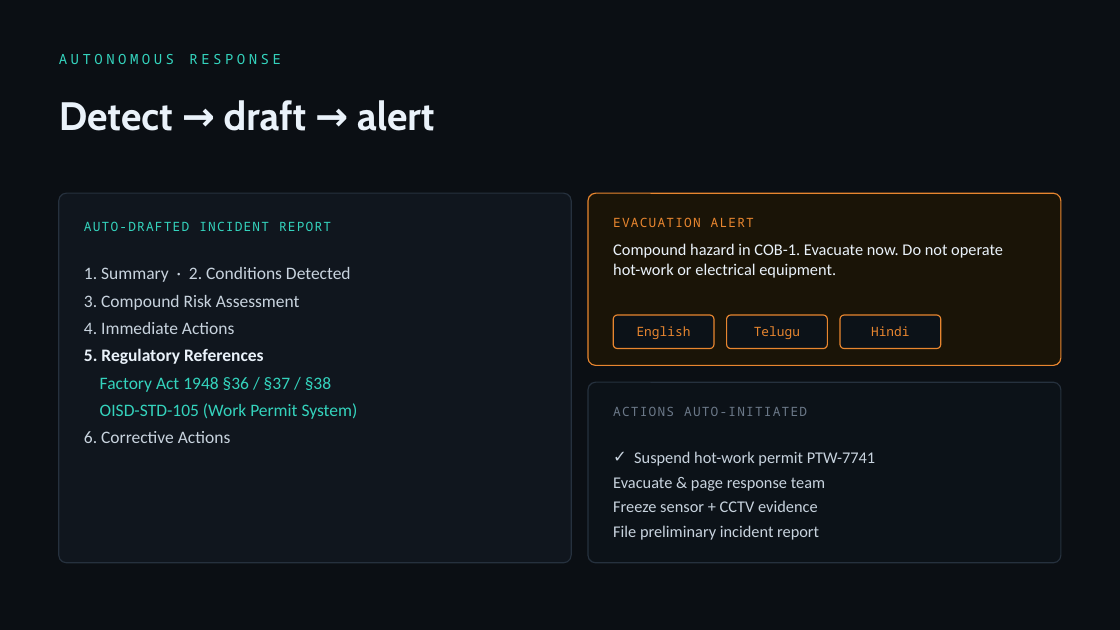
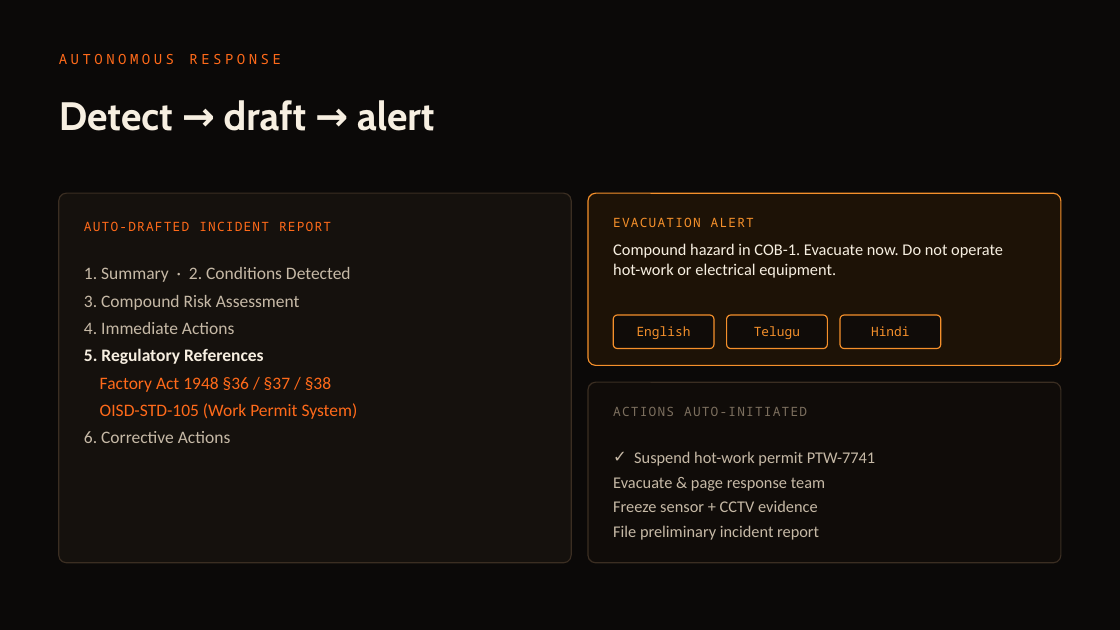
Before and after one commit to SaudSatopay/trinetra, a slide deck: slide 9 of docs/Trinetra_Deck.pptx (slide 8 before the commit). Drawn at 1120x630 pixels with LibreOffice and Linux fonts; fonts in the diff are those of the drawing. Boxes give left, top, right and bottom in pixels: in the first picture for what was removed or moved away, otherwise in the second. Text is boxed around its words. In the diff, an @@ line names an element or a change of style, - is before the commit and + after.

Commit message:
Align the deck to the Foundry palette + add the new capability slides
Repalette the pitch deck from the old teal-on-navy to the warm-ink / molten-orange
Foundry look the live control room and README now use — background, panels, the
molten-orange signature accent and the steel/amber/red risk ramp. No teal remains.

Add three slides for the capabilities shipped this round:
- Shift-left permit gate — the permit desk blocking a hot-work request that would
  complete the compound pattern (HIGH 80 -> CRITICAL 100), with the regulation-
  grounded conditions to issue safely.
- Fleet command — one engine across six plants, the live aggregate (6 plants /
  7 workers / 2 compound / +6 min lead) and the per-site board.
- Active-learning flywheel — the per-plant nuisance threshold with the locked
  recall guardrail (compound / HIGH / CRITICAL always page).

Now 17 slides. System fonts kept (Trebuchet / Consolas / Calibri) so it renders
reliably in PowerPoint. Headline numbers unchanged — engine untouched.

```diff
--- a/docs/Trinetra_Deck.pptx
+++ b/docs/Trinetra_Deck.pptx
@@ background #0B0F14 to #0B0908 @@
@@ text "AUTONOMOUS RESPONSE" at (x1=59, y1=54, x2=281, y2=64): text colour #34D3BD to #FF6A1A @@
@@ text "Detect → draft → alert" at (x1=59, y1=100, x2=435, y2=131): text colour #EAF2FA to #F7EFE1 @@
@@ rounded rectangle at (x1=59, y1=193, x2=571, y2=563): fill #10161E to #15110D; outline #26313E 1 pt to #3B2E22 1 pt @@
@@ rounded rectangle at (x1=588, y1=193, x2=1061, y2=365): fill #1A1407 to #1D1206; outline #E8862F 1 pt to #F5902B 1 pt @@
@@ text "AUTO-DRAFTED INCIDENT REPORT" at (x1=84, y1=221, x2=331, y2=231): text colour #34D3BD to #FF6A1A @@
@@ text "Compound hazard in COB-1. Evacuate ..." at (x1=613, y1=243, x2=1003, y2=278): text colour #EAF2FA to #F7EFE1 @@
@@ text "1. Summary · 2. Conditions ..." at (x1=84, y1=267, x2=358, y2=443): text colour #C8D3DE to #C6B9A6 in "1. Summary · 2. Conditions Detected", "3. Compound Risk Assessment", "4. Immediate Actions", "6. Corrective Actions"; text colour #EAF2FA to #F7EFE1 in "5. Regulatory References"; text colour #34D3BD to #FF6A1A in "Factory Act 1948 §36 / §37 / ...", "OISD-STD-105 (Work Permit System)" @@
@@ text colour #E8862F to #F5902B in 3 elements at (x1=637, y1=326, x2=691, y2=339), (x1=754, y1=326, x2=800, y2=339), (x1=871, y1=326, x2=910, y2=336) @@
@@ fill #0C1218 to #100C09; outline #E8862F 1 pt to #F5902B 1 pt in 3 elements at (x1=613, y1=315, x2=714, y2=349), (x1=727, y1=315, x2=828, y2=349), (x1=840, y1=315, x2=941, y2=349) @@
@@ rounded rectangle at (x1=588, y1=382, x2=1061, y2=563): fill #0C1218 to #100C09; outline #26313E 1 pt to #3B2E22 1 pt @@
@@ text "ACTIONS AUTO-INITIATED" at (x1=613, y1=407, x2=807, y2=416): text colour #6B7888 to #7C6F5E @@
@@ text "Suspend hot-work permit PTW-7741" at (x1=613, y1=451, x2=875, y2=540): text colour #C8D3DE to #C6B9A6 @@
```
Also in this commit, not shown: 13 other slides changed, 3 slides added, 1 other file.
